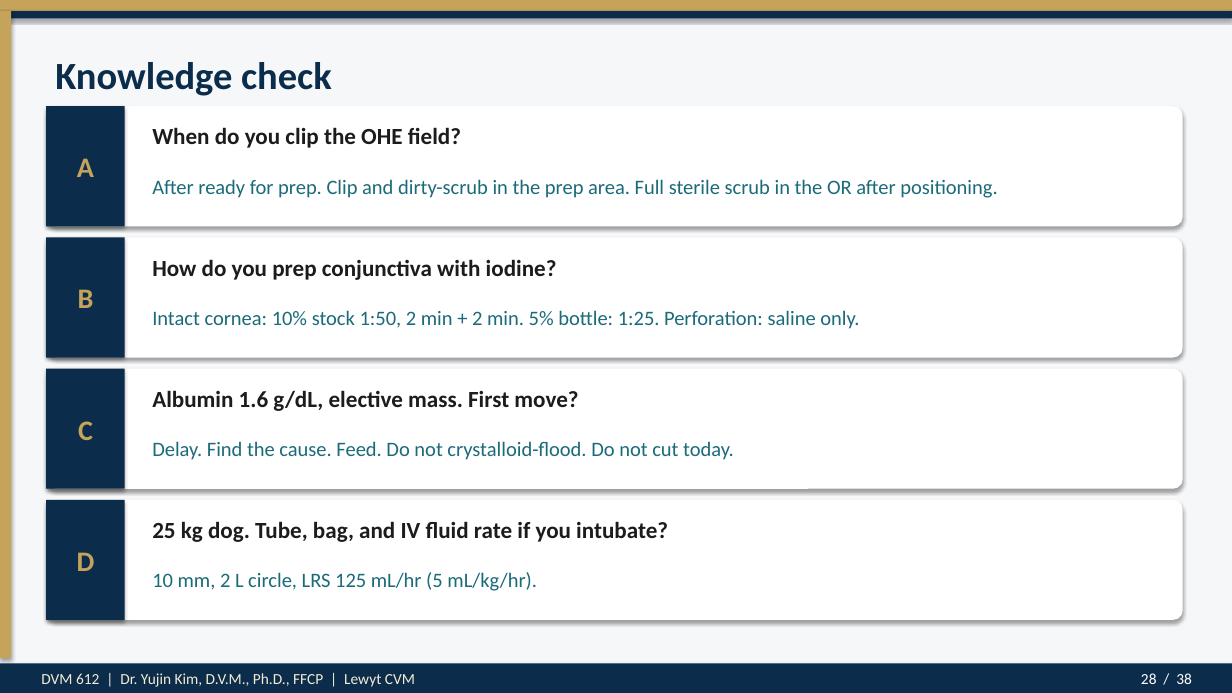
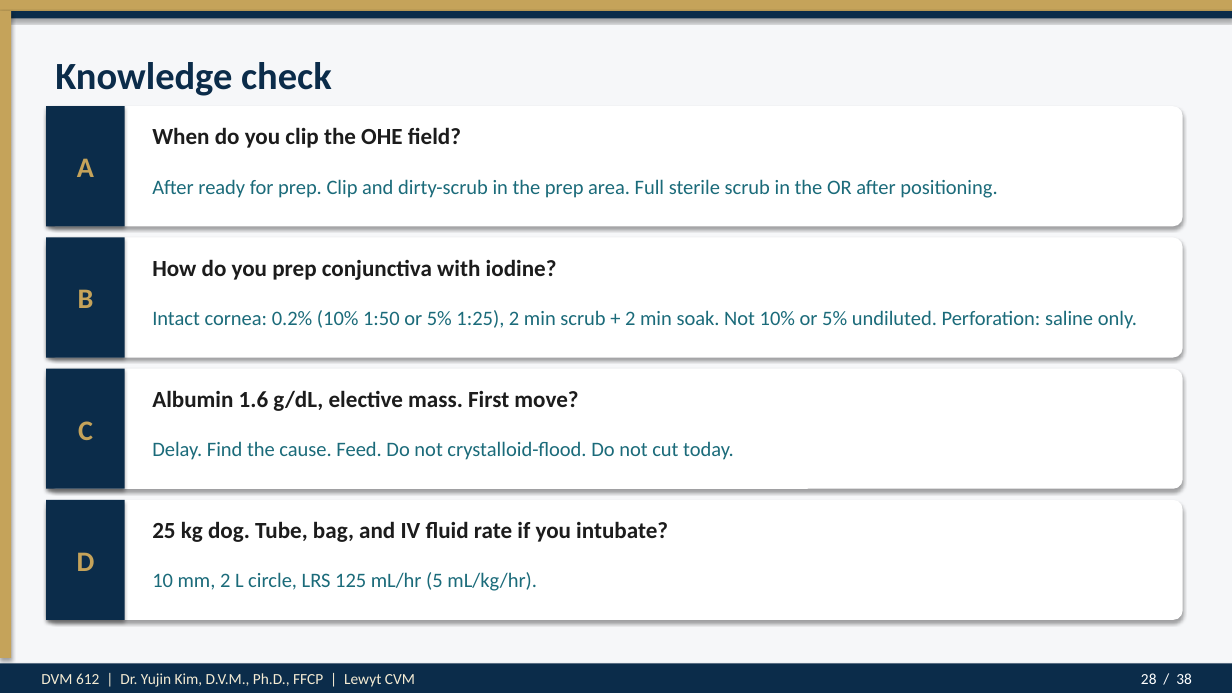
Before and after one commit to drkimvet/happycare, a slide deck: slide 28 of lectures/DVM-612_Week4_Preop_PatientPrep_Postop.pptx. Drawn at 1232x693 pixels with LibreOffice and Linux fonts; fonts in the diff are those of the drawing. Boxes give left, top, right and bottom in pixels: in the first picture for what was removed or moved away, otherwise in the second. Text is boxed around its words. In the diff, an @@ line names an element or a change of style, - is before the commit and + after.

```diff
--- a/lectures/DVM-612_Week4_Preop_PatientPrep_Postop.pptx
+++ b/lectures/DVM-612_Week4_Preop_PatientPrep_Postop.pptx
@@ text at box(152, 310, 1137, 329): text changed @@
-Intact cornea: 10% stock 1:50, 2 min + 2 min. 5% bottle: 1:25. Perforation: saline only.
+Intact cornea: 0.2% (10% 1:50 or 5% 1:25), 2 min scrub + 2 min soak. Not 10% or 5% undiluted. Perforation: saline only.
```
Also in this commit, not shown: 3 other slides changed, 2 other files.
